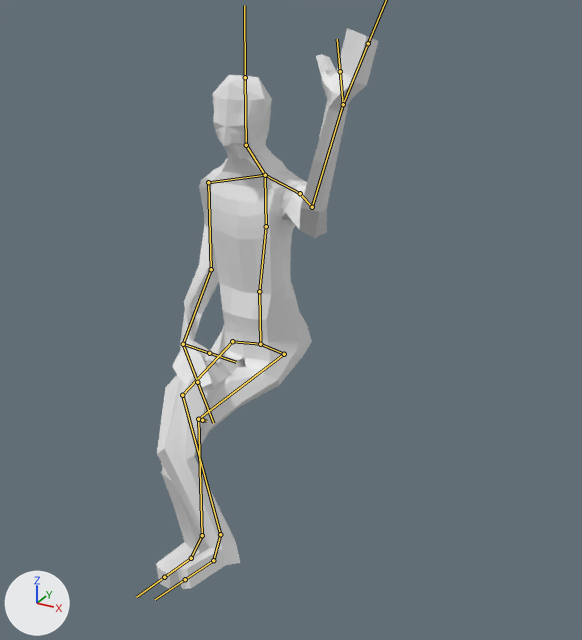
Renders of the FBX model TAS-Week10/RefImages/Models/person.fbx from each side of a commit.
Rendered twice from a camera (50 mm lens) standing at (16.6, -27.2, 11.0) and looking at (2.3, -1.1, -2.0). Every picture has the same lights, and +X, +Y and +Z are marked at lower left. Both versions are drawn at the pose saved in each file; the numbers are the values there. The bones that bend it are drawn over the model as lines.
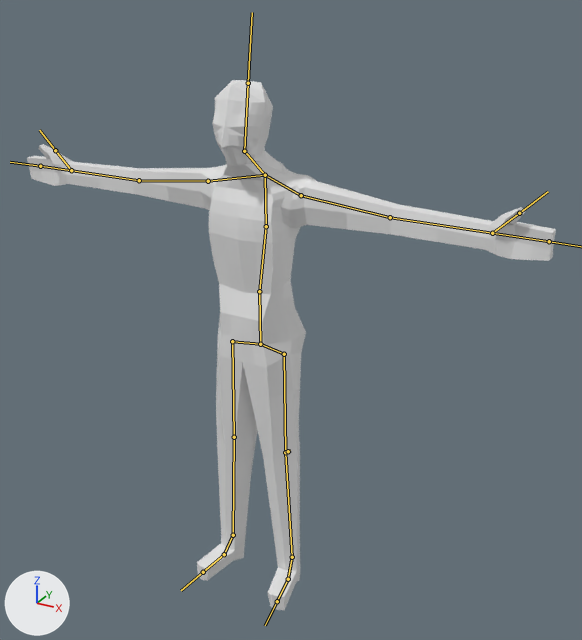
What the commit changed:
Bone 'Thigh.L' (bone_thigh_l) turns from (-49, -23, -39) to (0, 0, 0) degrees about its own x, y and z.
Bone 'Leg.L' (bone_leg_l) turns from (45, -3, 56) to (0, 0, 0) degrees about its own x, y and z.
Bone 'Thigh.R' (bone_thigh_r) turns from (-39, 26, 63) to (0, 0, 0) degrees about its own x, y and z.
Bone 'Leg.R' (bone_leg_r) turns from (16, 26, -64) to (0, 0, 0) degrees about its own x, y and z.
Bone 'Shoulder.L' (bone_shoulder_l) turns from (-2, -2, 2) to (0, 0, 0) degrees about its own x, y and z.
Bone 'Arm.L' (bone_arm_l) turns from (19, -64, -74) to (0, 0, 0) degrees about its own x, y and z.
Bone 'ForeArm.L' (bone_forearm_l) turns from (35, 40, -33) to (0, 0, 0) degrees about its own x, y and z.
Bone 'Hand.L' (bone_hand_l) turns from (27, 44, 21) to (0, 0, 0) degrees about its own x, y and z.
Bone 'Thumb.L' (bone_thumb_l) turns from (9, 42, -25) to (0, 0, 0) degrees about its own x, y and z.
Bone 'Neck' (bone_neck) turns from (7, -2, -1) to (0, 0, 0) degrees about its own x, y and z.
Bone 'Head' (bone_head) turns from (6, 5, -13) to (0, 0, 0) degrees about its own x, y and z.
Bone 'Shoulder.R' (bone_shoulder_r) turns from (1, 1, 0) to (0, 0, 0) degrees about its own x, y and z.
Bone 'Arm.R' (bone_arm_r) turns from (-83, 1, 9) to (0, 0, 0) degrees about its own x, y and z.
Bone 'ForeArm.R' (bone_forearm_r) turns from (-39, -78, 93) to (0, 0, 0) degrees about its own x, y and z.
Bone 'Hand.R' (bone_hand_r) turns from (29, -103, 7) to (0, 0, 0) degrees about its own x, y and z.
Bone 'Thumb.R' (bone_thumb_r) turns from (-21, -45, 108) to (0, 0, 0) degrees about its own x, y and z.

Pixel boxes (x1, y1, x2, y2) of what changed, in the pictures (582 x 640 px):
'Plane', posed (138% wider): before (156, 28, 378, 589); after (27, 80, 556, 611)
bone 'Thigh.L', root to tip: before (284, 354) to (198, 419); after (284, 354) to (285, 452)
bone 'Leg.L', root to tip: before (198, 419) to (202, 535); after (285, 452) to (292, 557)
bone 'Thigh.R', root to tip: before (232, 341) to (182, 395); after (232, 341) to (234, 437)
bone 'Leg.R', root to tip: before (182, 395) to (220, 534); after (234, 437) to (233, 535)
bone 'Shoulder.L', root to tip: before (265, 175) to (300, 193); after (265, 175) to (301, 195)
bone 'Arm.L', root to tip: before (300, 193) to (312, 207); after (301, 195) to (390, 217)
bone 'ForeArm.L', root to tip: before (312, 207) to (343, 104); after (390, 217) to (492, 233)
bone 'Hand.L', root to tip: before (343, 104) to (368, 43); after (492, 233) to (549, 241)
bone 'Thumb.L', root to tip: before (343, 104) to (340, 71); after (492, 233) to (519, 213)
bone 'Neck', root to tip: before (265, 175) to (246, 145); after (265, 175) to (244, 151)
bone 'Head', root to tip: before (246, 145) to (245, 77); after (244, 151) to (248, 83)
bone 'Shoulder.R', root to tip: before (265, 175) to (208, 182); after (265, 175) to (208, 181)
bone 'Arm.R', root to tip: before (208, 182) to (211, 269); after (208, 181) to (139, 180)
bone 'ForeArm.R', root to tip: before (211, 269) to (183, 344); after (139, 180) to (71, 170)
bone 'Hand.R', root to tip: before (183, 344) to (197, 382); after (71, 170) to (40, 166)
bone 'Thumb.R', root to tip: before (183, 344) to (209, 353); after (71, 170) to (55, 150)
